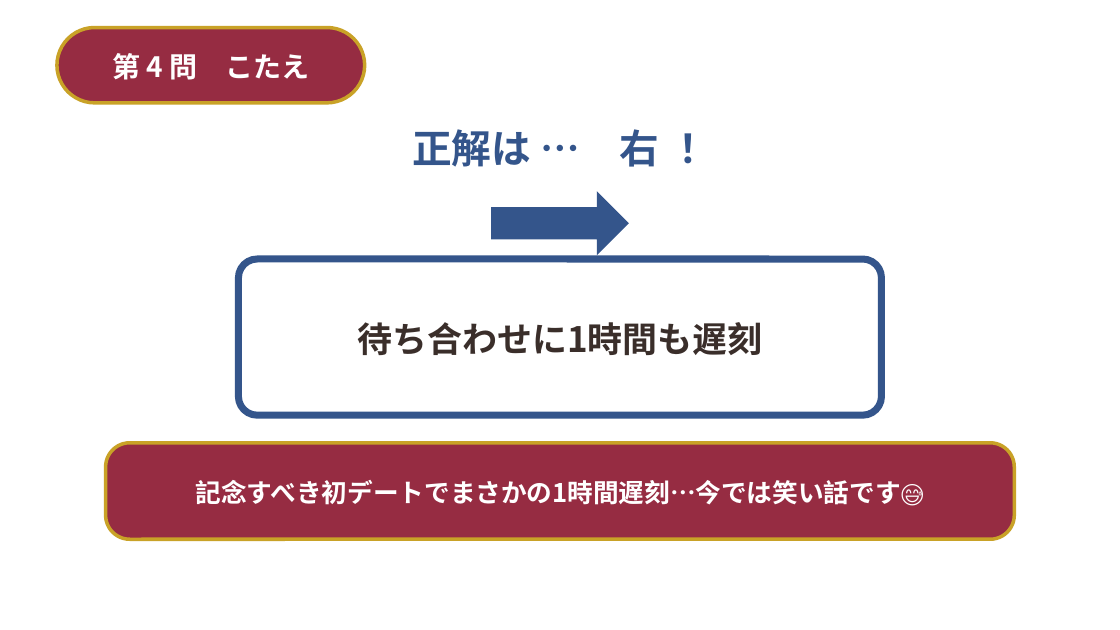
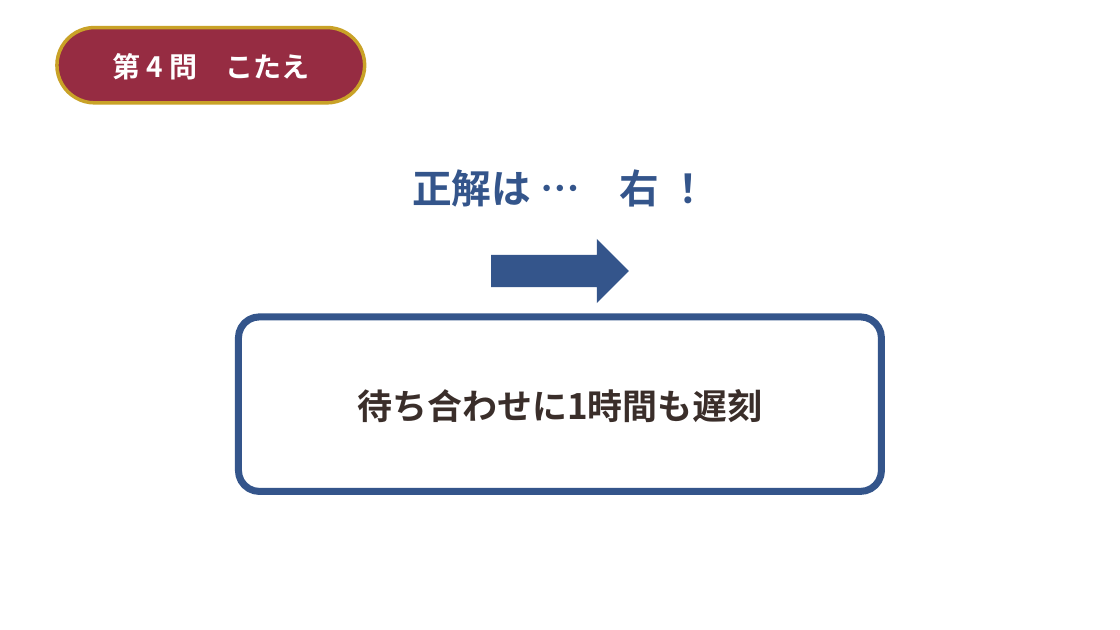
Before and after one commit to st01ohn03-coder/simple-alarm, a slide deck: slide 16 of wedding-deck/build/結婚式_2択クイズ＆ビンゴ.pptx (slide 18 before the commit). Drawn at 1120x630 pixels with LibreOffice and Linux fonts; fonts in the diff are those of the drawing; background and template pictures are left out. Boxes give left, top, right and bottom in pixels: in the first picture for what was removed or moved away, otherwise in the second. Text is boxed around its words. In the diff, an @@ line names an element or a change of style, - is before the commit and + after.

```diff
--- a/wedding-deck/build/結婚式_2択クイズ＆ビンゴ.pptx
+++ b/wedding-deck/build/結婚式_2択クイズ＆ビンゴ.pptx
@@ text "正解は … 右 ！": place and size @@
-text "正解は … 右 ！" at (412, 129, 659, 167)
+text "正解は … 右 ！" at (412, 169, 659, 207)
@@ right arrow: place and size @@
-right arrow at (492, 191, 629, 255)
+right arrow at (492, 239, 629, 303)
@@ rounded rectangle "待ち合わせに1時間も遅刻": place and size @@
-rounded rectangle "待ち合わせに1時間も遅刻" at (239, 259, 882, 415)
+rounded rectangle "待ち合わせに1時間も遅刻" at (239, 317, 882, 492)
@@ rounded rectangle removed at (106, 443, 1015, 539) @@
-記念すべき初デートでまさかの1時間遅刻…今では笑い話です😅
```
Also in this commit, not shown: 13 other slides changed, 2 slides removed, 5 other files.
